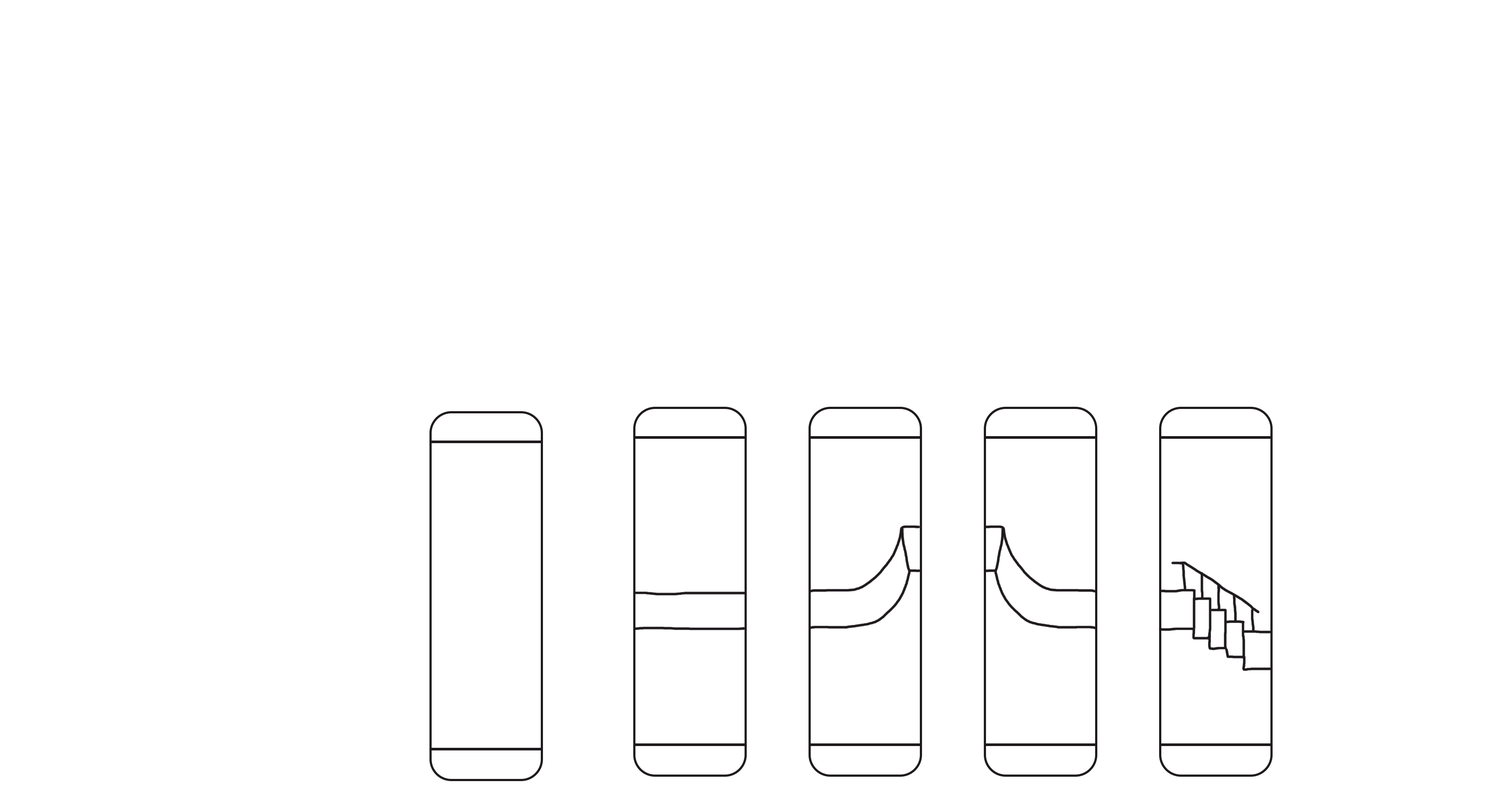
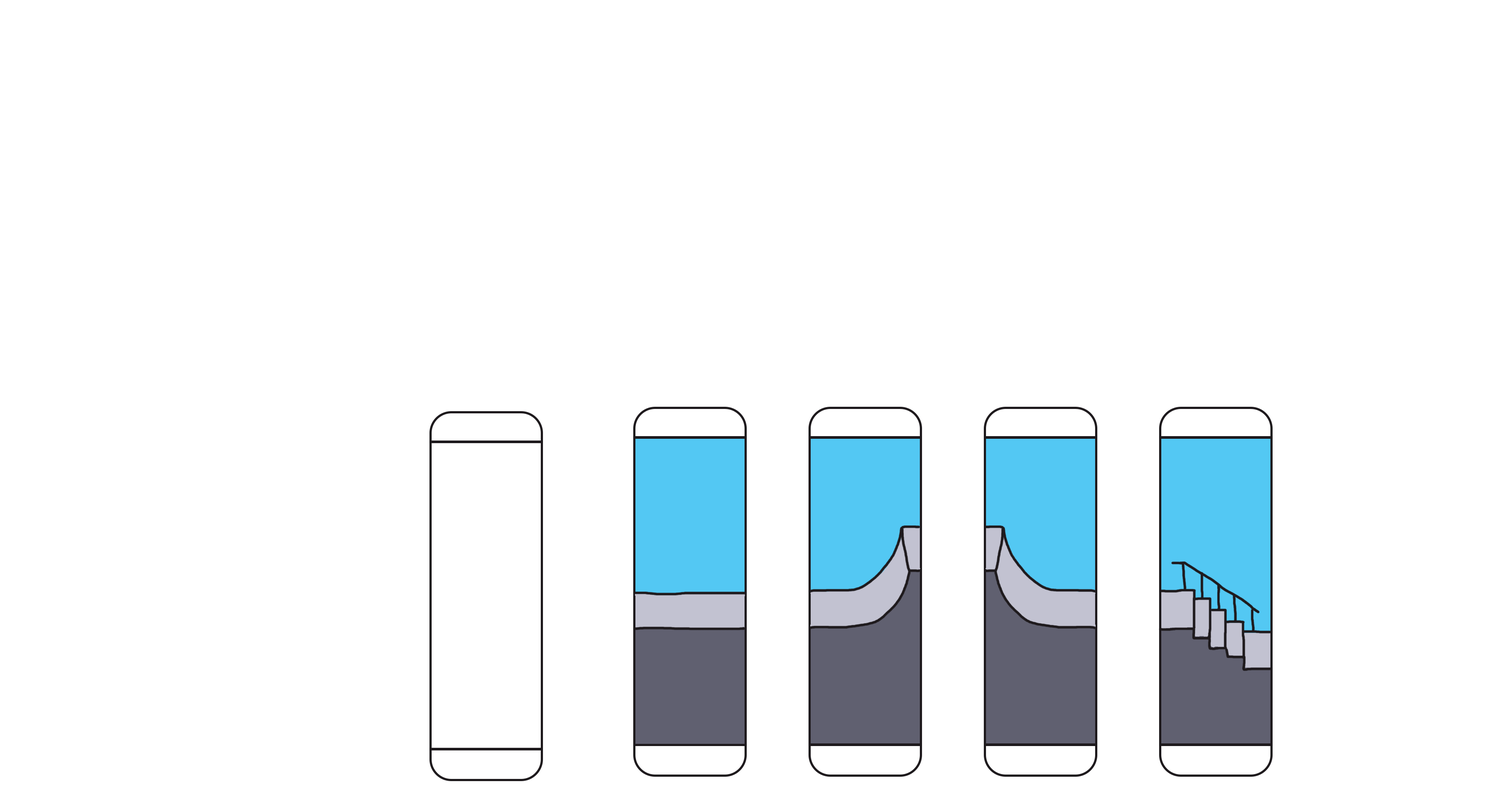
The second (1511, 789) image is a revision of the first. Changes to its layers:
added layer "Color" (1st of 4, in "Stairs") in group "Stairs" over [1161, 438, 1271, 744]
added layer "Color" (2nd of 4, in "RampDown") in group "RampDown" over [985, 438, 1096, 744]
added layer "Color" (3rd of 4, in "RampUp") in group "RampUp" over [810, 438, 921, 744]
added layer "Color" (4th of 4, in "Ground") in group "Ground" over [634, 438, 745, 744]
